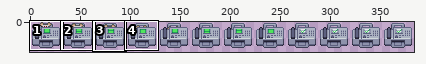
Edited in one commit: sprite sheet (Resources/Textures/Structures/Machines/fax_machine.rsi/inserting_mouse.png). The first picture is a wide view before the edit; the outline marks the close-up.
Close-up. Earlier state:
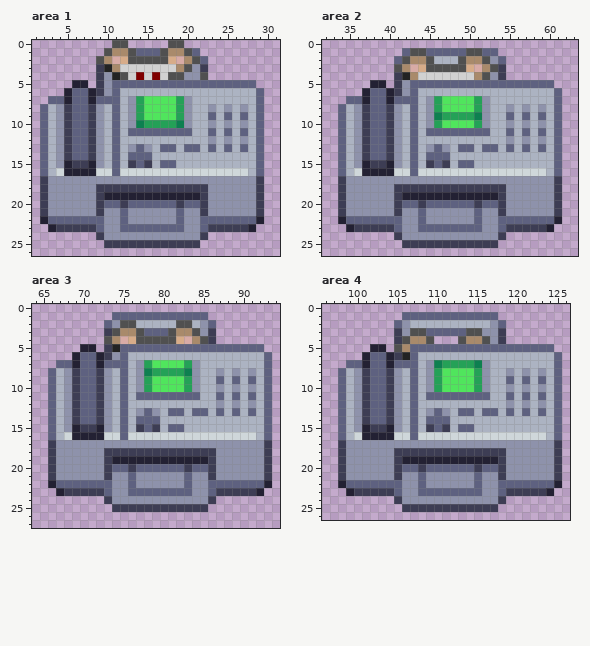
The file is 384x32 pixels. Shown: area 1: x 1..31, y 0..26; area 2: x 32..63, y 0..26; area 3: x 64..94, y 0..27; area 4: x 96..126, y 0..26. The wide view leaves out empty margins. The commit also changed other parts of the picture, which this record leaves out.
And afterwards:
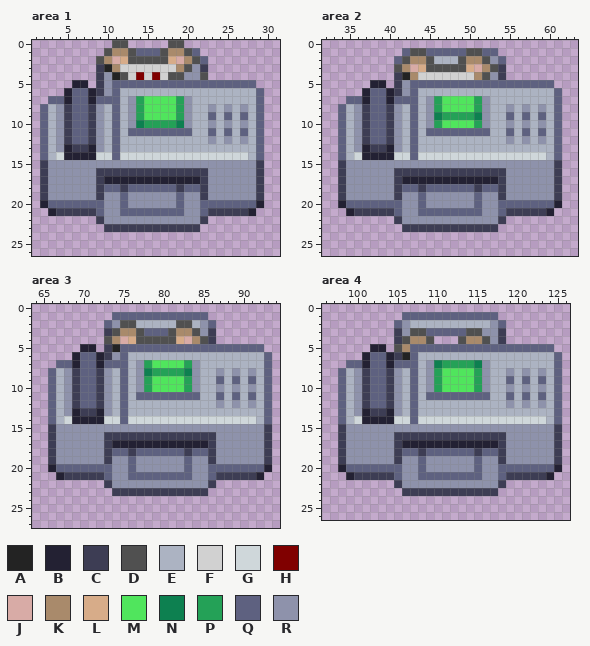
Palette (. is transparent): A #232323  B #232133  C #3d3d54  D #505050  E #acb3c2  F #d1d1d1  G #cfd7da  H #800000  J #d8aba6  K #a98a6b  L #d7ac89  M #50e55d  N #0d8050  P #24a157  Q #5e6180  R #8e92ab
Changes in this commit:
--- area 1
@@ x 1..31 @@
 12 .QERCQQCREQEEEEEEEEEEEREREREQ..
-13 .QERCQQCREQERQREQQEQQEQEQEQEQ..
-14 .QERCQQCREQEQQQEEEEEEEEEEEEEQ..
-15 .QERBCCBREQECQCEQQEEEEEEEEEEQ..
-16 .QEGBBBBGGQGGGGGGGGGGGGGGGGEQ..
-17 .CRRRRRRRRRRRRRRRRRRRRRRRRRRC..
-18 .CRRRRRRCCCCCCCCCCCCCCRRRRRRC..
-19 .CRRRRRRCBBBBBBBBBBBBCRRRRRRC..
-20 .CRRRRRRCQQCQQQQQQCQQCRRRRRRC..
-21 .CRRRRRRCRRQRRRRRRQRRCRRRRRRC..
-22 .BQQQQQQQRRQRRRRRRQRRQQQQQQQB..
-23 ..BCCCCCQRRQQQQQQQQRRQCCCCCB...
-24 ........CRRRRRRRRRRRRC.........
-25 .........CCCCCCCCCCCC..........
+13 .QERBCCBREQEEEEEEEEEEEEEEEEEQ..
+14 .QEGBBBBGGQGGGGGGGGGGGGGGGGEQ..
+15 .CRRRRRRRRRRRRRRRRRRRRRRRRRRC..
+16 .CRRRRRRCCCCCCCCCCCCCCRRRRRRC..
+17 .CRRRRRRCBBBBBBBBBBBBCRRRRRRC..
+18 .CRRRRRRCQQCQQQQQQCQQCRRRRRRC..
+19 .CRRRRRRCRRQRRRRRRQRRCRRRRRRC..
+20 .BQQQQQQQRRQRRRRRRQRRQQQQQQQB..
+21 ..BCCCCCQRRQQQQQQQQRRQCCCCCB...
+22 ........CRRRRRRRRRRRRC.........
+23 .........CCCCCCCCCCCC..........
+24 ...............................
+25 ...............................
 26 ...............................
--- area 2
@@ x 32..63 @@
 12 ..QERCQQCREQEEEEEEEEEEEREREREQ..
-13 ..QERCQQCREQERQREQQEQQEQEQEQEQ..
-14 ..QERCQQCREQEQQQEEEEEEEEEEEEEQ..
-15 ..QERBCCBREQECQCEQQEEEEEEEEEEQ..
-16 ..QEGBBBBGGQGGGGGGGGGGGGGGGGEQ..
-17 ..CRRRRRRRRRRRRRRRRRRRRRRRRRRC..
-18 ..CRRRRRRCCCCCCCCCCCCCCRRRRRRC..
-19 ..CRRRRRRCBBBBBBBBBBBBCRRRRRRC..
-20 ..CRRRRRRCQQCQQQQQQCQQCRRRRRRC..
-21 ..CRRRRRRCRRQRRRRRRQRRCRRRRRRC..
-22 ..BQQQQQQQRRQRRRRRRQRRQQQQQQQB..
-23 ...BCCCCCQRRQQQQQQQQRRQCCCCCB...
-24 .........CRRRRRRRRRRRRC.........
-25 ..........CCCCCCCCCCCC..........
+13 ..QERBCCBREQEEEEEEEEEEEEEEEEEQ..
+14 ..QEGBBBBGGQGGGGGGGGGGGGGGGGEQ..
+15 ..CRRRRRRRRRRRRRRRRRRRRRRRRRRC..
+16 ..CRRRRRRCCCCCCCCCCCCCCRRRRRRC..
+17 ..CRRRRRRCBBBBBBBBBBBBCRRRRRRC..
+18 ..CRRRRRRCQQCQQQQQQCQQCRRRRRRC..
+19 ..CRRRRRRCRRQRRRRRRQRRCRRRRRRC..
+20 ..BQQQQQQQRRQRRRRRRQRRQQQQQQQB..
+21 ...BCCCCCQRRQQQQQQQQRRQCCCCCB...
+22 .........CRRRRRRRRRRRRC.........
+23 ..........CCCCCCCCCCCC..........
+24 ................................
+25 ................................
 26 ................................
--- area 3
@@ x 64..94 @@
 12 ..QERCQQCREQEEEEEEEEEEEREREREQ.
-13 ..QERCQQCREQERQREQQEQQEQEQEQEQ.
-14 ..QERCQQCREQEQQQEEEEEEEEEEEEEQ.
-15 ..QERBCCBREQECQCEQQEEEEEEEEEEQ.
-16 ..QEGBBBBGGQGGGGGGGGGGGGGGGGEQ.
-17 ..CRRRRRRRRRRRRRRRRRRRRRRRRRRC.
-18 ..CRRRRRRCCCCCCCCCCCCCCRRRRRRC.
-19 ..CRRRRRRCBBBBBBBBBBBBCRRRRRRC.
-20 ..CRRRRRRCQQCQQQQQQCQQCRRRRRRC.
-21 ..CRRRRRRCRRQRRRRRRQRRCRRRRRRC.
-22 ..BQQQQQQQRRQRRRRRRQRRQQQQQQQB.
-23 ...BCCCCCQRRQQQQQQQQRRQCCCCCB..
-24 .........CRRRRRRRRRRRRC........
-25 ..........CCCCCCCCCCCC.........
+13 ..QERBCCBREQEEEEEEEEEEEEEEEEEQ.
+14 ..QEGBBBBGGQGGGGGGGGGGGGGGGGEQ.
+15 ..CRRRRRRRRRRRRRRRRRRRRRRRRRRC.
+16 ..CRRRRRRCCCCCCCCCCCCCCRRRRRRC.
+17 ..CRRRRRRCBBBBBBBBBBBBCRRRRRRC.
+18 ..CRRRRRRCQQCQQQQQQCQQCRRRRRRC.
+19 ..CRRRRRRCRRQRRRRRRQRRCRRRRRRC.
+20 ..BQQQQQQQRRQRRRRRRQRRQQQQQQQB.
+21 ...BCCCCCQRRQQQQQQQQRRQCCCCCB..
+22 .........CRRRRRRRRRRRRC........
+23 ..........CCCCCCCCCCCC.........
+24 ...............................
+25 ...............................
 26 ...............................
--- area 4
@@ x 96..126 @@
 12 ..QERCQQCREQEEEEEEEEEEEREREREQ.
-13 ..QERCQQCREQERQREQQEQQEQEQEQEQ.
-14 ..QERCQQCREQEQQQEEEEEEEEEEEEEQ.
-15 ..QERBCCBREQECQCEQQEEEEEEEEEEQ.
-16 ..QEGBBBBGGQGGGGGGGGGGGGGGGGEQ.
-17 ..CRRRRRRRRRRRRRRRRRRRRRRRRRRC.
-18 ..CRRRRRRCCCCCCCCCCCCCCRRRRRRC.
-19 ..CRRRRRRCBBBBBBBBBBBBCRRRRRRC.
-20 ..CRRRRRRCQQCQQQQQQCQQCRRRRRRC.
-21 ..CRRRRRRCRRQRRRRRRQRRCRRRRRRC.
-22 ..BQQQQQQQRRQRRRRRRQRRQQQQQQQB.
-23 ...BCCCCCQRRQQQQQQQQRRQCCCCCB..
-24 .........CRRRRRRRRRRRRC........
-25 ..........CCCCCCCCCCCC.........
+13 ..QERBCCBREQEEEEEEEEEEEEEEEEEQ.
+14 ..QEGBBBBGGQGGGGGGGGGGGGGGGGEQ.
+15 ..CRRRRRRRRRRRRRRRRRRRRRRRRRRC.
+16 ..CRRRRRRCCCCCCCCCCCCCCRRRRRRC.
+17 ..CRRRRRRCBBBBBBBBBBBBCRRRRRRC.
+18 ..CRRRRRRCQQCQQQQQQCQQCRRRRRRC.
+19 ..CRRRRRRCRRQRRRRRRQRRCRRRRRRC.
+20 ..BQQQQQQQRRQRRRRRRQRRQQQQQQQB.
+21 ...BCCCCCQRRQQQQQQQQRRQCCCCCB..
+22 .........CRRRRRRRRRRRRC........
+23 ..........CCCCCCCCCCCC.........
+24 ...............................
+25 ...............................
 26 ...............................
Boxes around the changes in both close-ups, in picture pixels (x1, y1, x2, y2):
changed: (40, 144, 264, 248)
changed: (338, 144, 562, 248)
changed: (48, 408, 272, 512)
changed: (338, 408, 562, 512)
